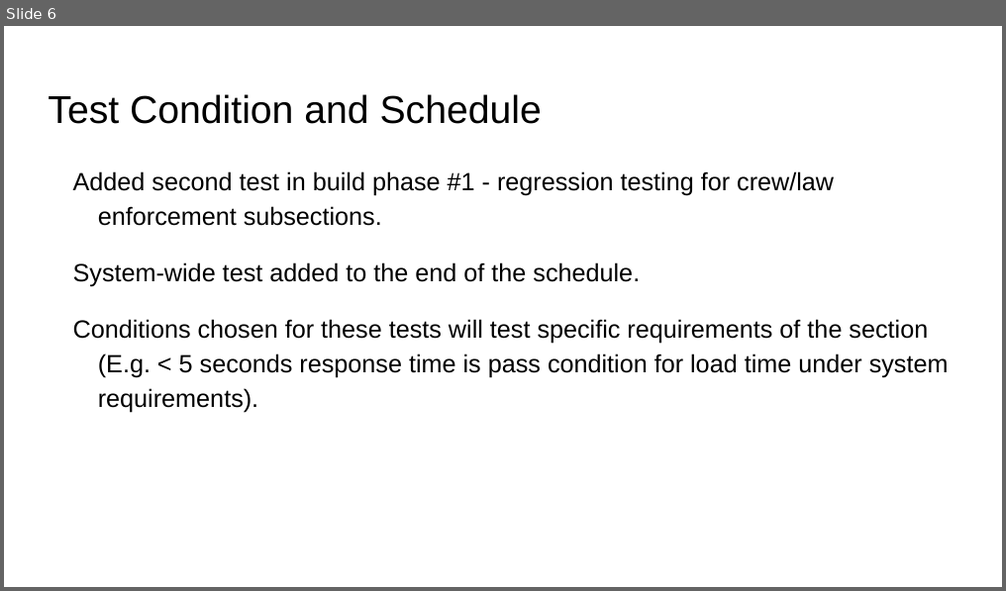
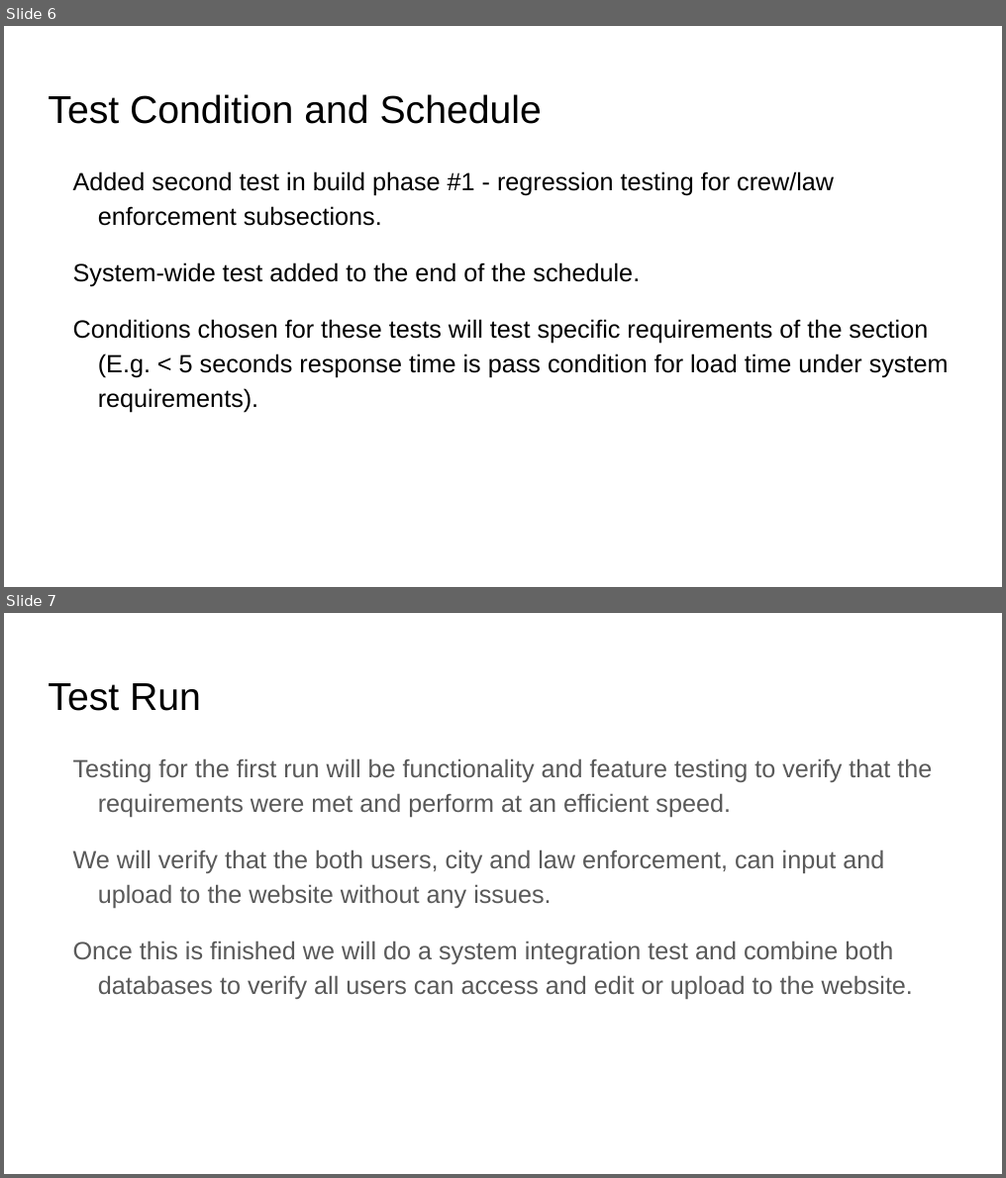
Before and after one commit to jannainm/CS532GITSProject, a slide deck: Project_Files/Videos/Video 2 PowerPoint.pptx. Shown one above the other, each under a label of ours: slide 6 before the commit, slides 6 and 7 after it. The pictures are 1006x591 and 1006x1178 pixels, drawn with LibreOffice and Linux fonts; fonts in the diff are those of the drawing. Boxes give left, top, right and bottom in pixels: in the first picture for what was removed or moved away, otherwise in the second. Text is boxed around its words. In the diff, an @@ line names an element or a change of style, - is before the commit and + after.

```diff
--- a/Project_Files/Videos/Video 2 PowerPoint.pptx
+++ b/Project_Files/Videos/Video 2 PowerPoint.pptx
@@ slide 7 added at bbox=[4, 613, 1002, 1174], background #FFFFFF @@
@@ title added at bbox=[48, 683, 201, 711], 28 pt, text #000000 @@
+Test Run
@@ text added at bbox=[73, 759, 932, 999], 18 pt, text #595959 @@
+Testing for the first run will be functionality and feature testing to verify that the requirements were met and perform at an efficient speed.
+We will verify that the both users, city and law enforcement, can input and upload to the website without any issues.
+Once this is finished we will do a system integration test and combine both databases to verify all users can access and edit or upload to the website.
```
Also in this commit, not shown: 2 other files.
